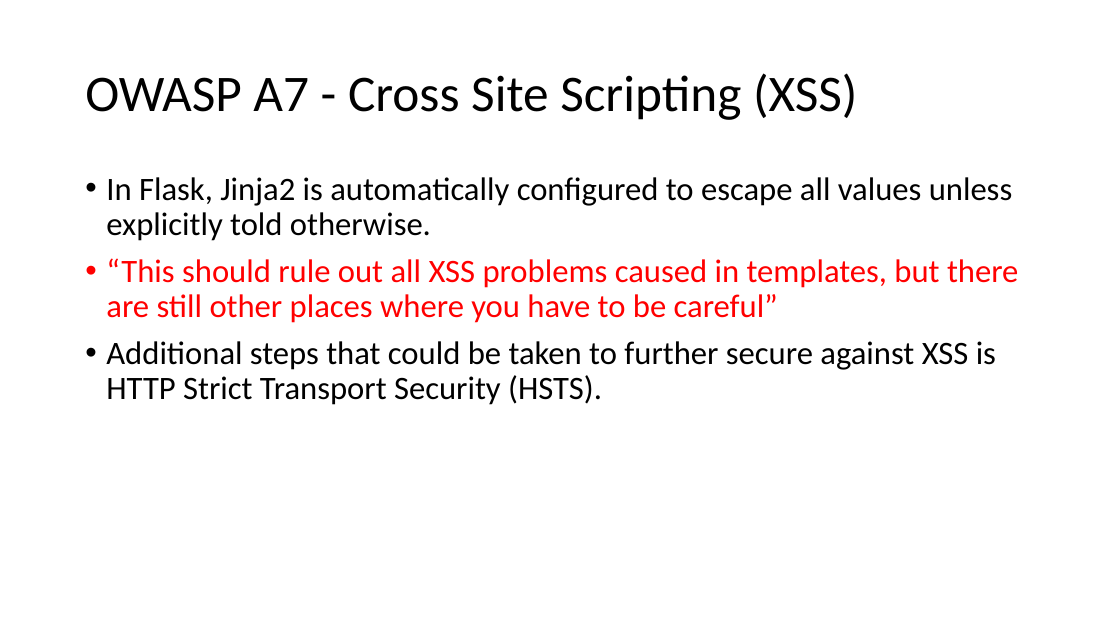
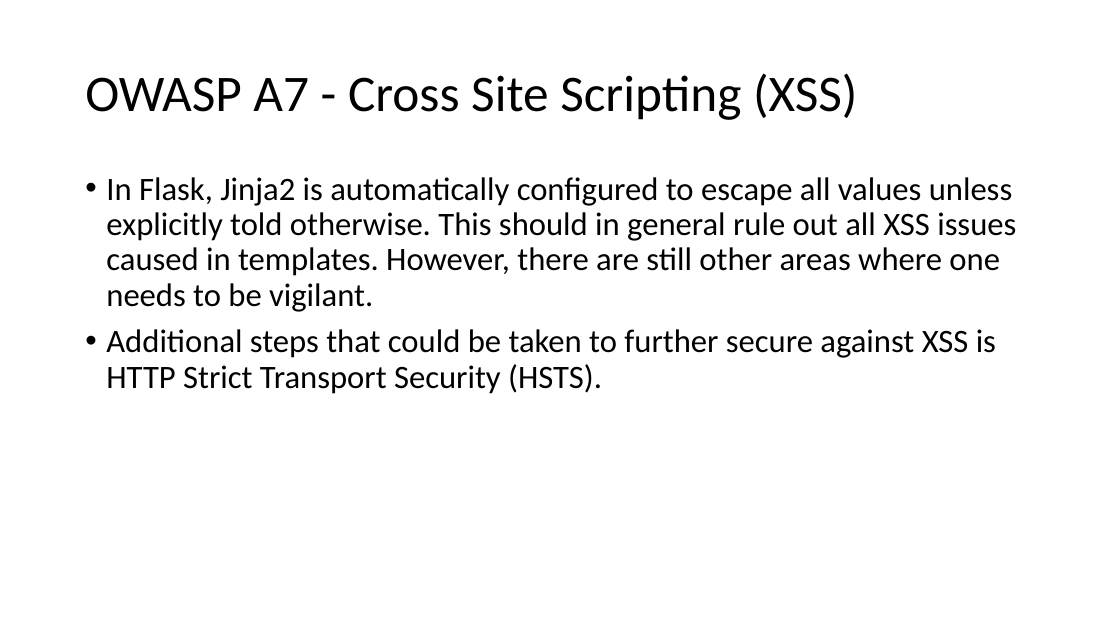
Before and after one commit to jkunnas58/dat250_netbank_fall_2020, a slide deck: slide 17 of Project_report_group_9.pptx. Drawn at 1120x630 pixels with LibreOffice and Linux fonts; fonts in the diff are those of the drawing. Boxes give left, top, right and bottom in pixels: in the first picture for what was removed or moved away, otherwise in the second. Text is boxed around its words. In the diff, an @@ line names an element or a change of style, - is before the commit and + after.

```diff
--- a/Project_report_group_9.pptx
+++ b/Project_report_group_9.pptx
@@ text at (x1=106, y1=177, x2=1016, y2=312): text changed; text colour #FF0000 to #000000 @@
-• In Flask, Jinja2 is automatically configured to escape all values unless explicitly told otherwise.
-• “This should rule out all XSS problems caused in templates, but there are still other places where you have to be careful”
+• In Flask, Jinja2 is automatically configured to escape all values unless explicitly told otherwise. This should in general rule out all XSS issues caused in templates. However, there are still other areas where one needs to be vigilant.
```
Also in this commit, not shown: 5 other slides changed.
